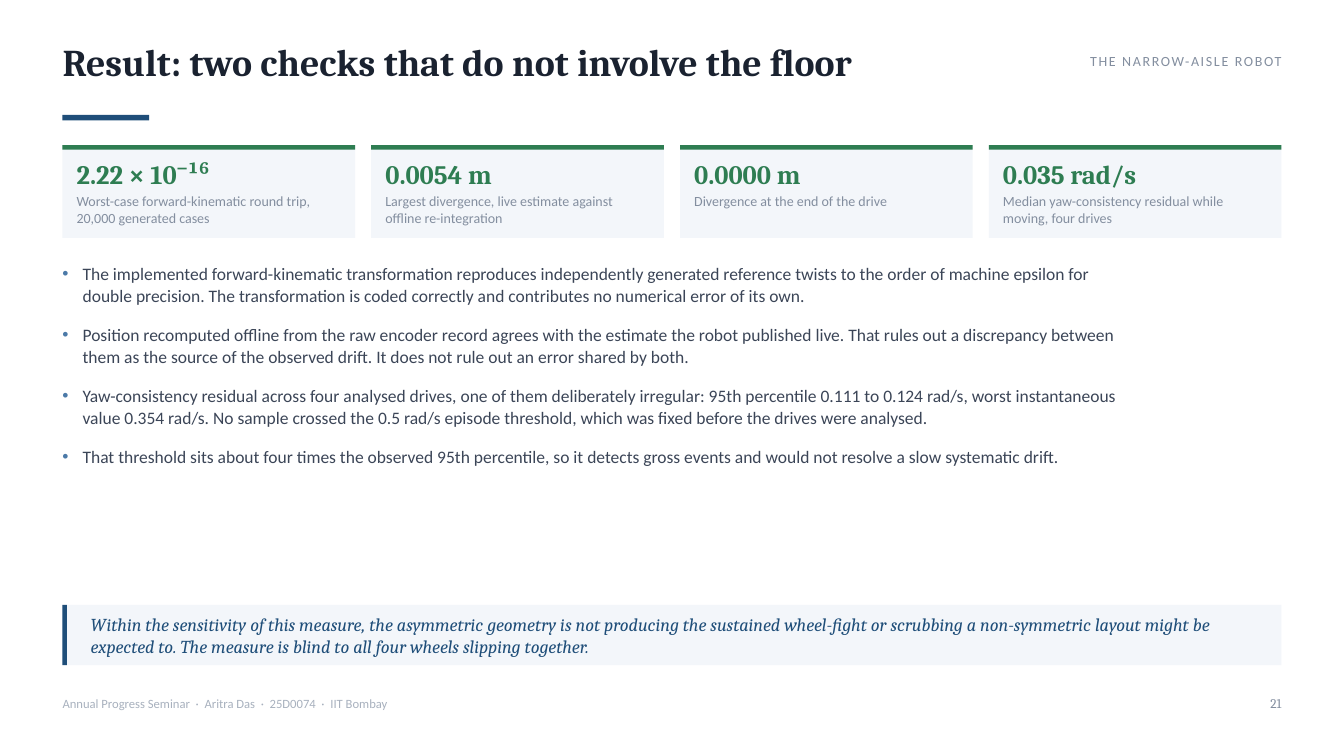
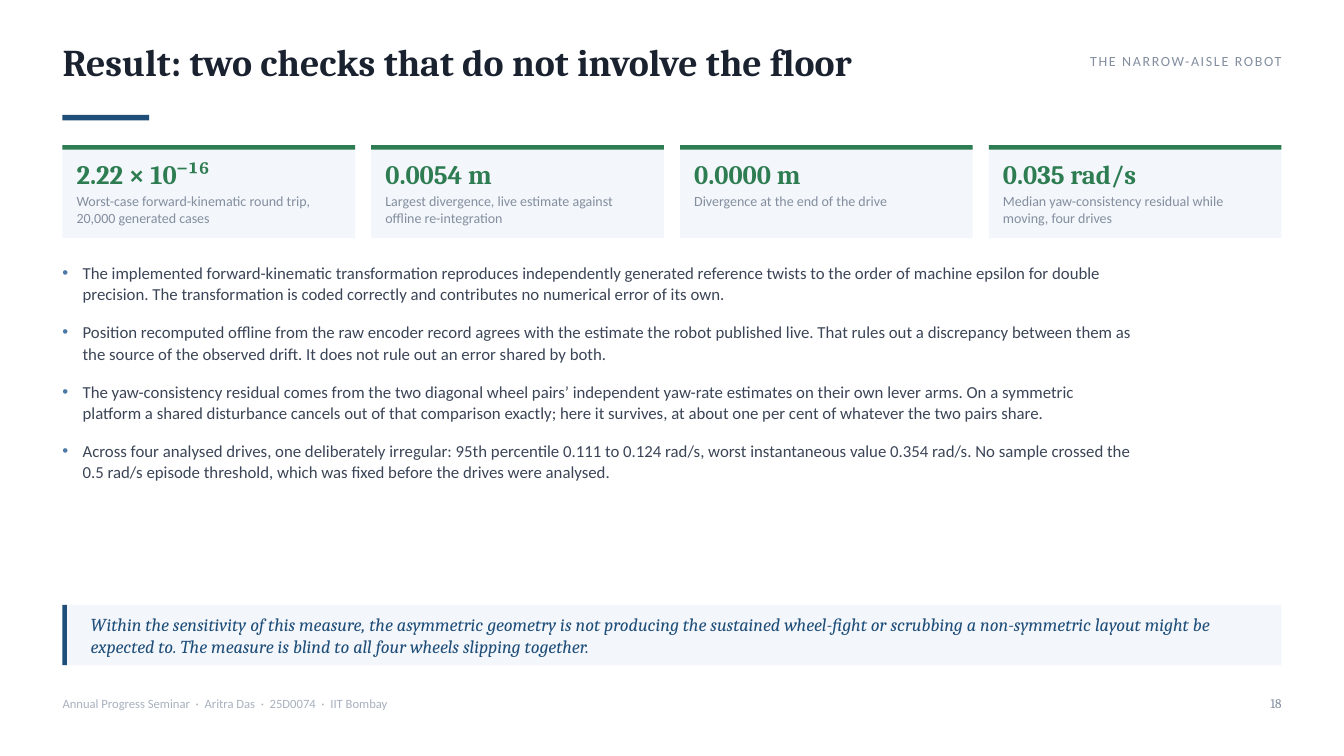
Before and after one commit to AritraD11/NarrowAisleBot, a slide deck: slide 18 of docs/aps_report/seminar_final/NarrowAisleBot_APS_Seminar.pptx (slide 21 before the commit). Drawn at 1344x756 pixels with LibreOffice and Linux fonts; fonts in the diff are those of the drawing. Boxes give left, top, right and bottom in pixels: in the first picture for what was removed or moved away, otherwise in the second. Text is boxed around its words. In the diff, an @@ line names an element or a change of style, - is before the commit and + after.

```diff
--- a/docs/aps_report/seminar_final/NarrowAisleBot_APS_Seminar.pptx
+++ b/docs/aps_report/seminar_final/NarrowAisleBot_APS_Seminar.pptx
@@ text at (x1=83, y1=267, x2=1131, y2=363): size 12.5 to 12 pt in "The implemented forward-kinematic transformation reproduces  ...", "Position recomputed offline from the raw encoder ..." @@
@@ text at (x1=83, y1=386, x2=1130, y2=481): text changed; size 12.5 to 12 pt @@
-• Yaw-consistency residual across four analysed drives, one of them deliberately irregular: 95th percentile 0.111 to 0.124 rad/s, worst instantaneous value 0.354 rad/s. No sample crossed the 0.5 rad/s episode threshold, which was fixed before the drives were analysed.
-• That threshold sits about four times the observed 95th percentile, so it detects gross events and would not resolve a slow systematic drift.
+• The yaw-consistency residual comes from the two diagonal wheel pairs’ independent yaw-rate estimates on their own lever arms. On a symmetric platform a shared disturbance cancels out of that comparison exactly; here it survives, at about one per cent of whatever the two pairs share.
+• Across four analysed drives, one deliberately irregular: 95th percentile 0.111 to 0.124 rad/s, worst instantaneous value 0.354 rad/s. No sample crossed the 0.5 rad/s episode threshold, which was fixed before the drives were analysed.
@@ text at (x1=1270, y1=699, x2=1281, y2=708): text changed @@
-21
+18
```
Also in this commit, not shown: 36 other slides changed, 2 slides added, 10 slides removed, 3 other files.
